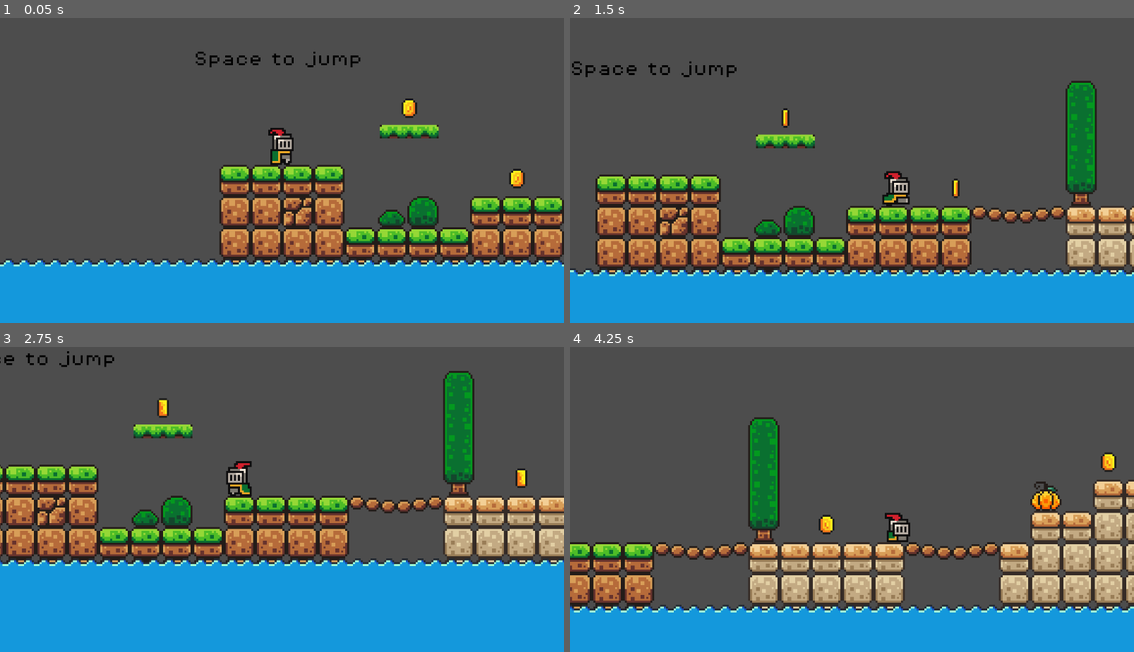
Above: before the commit, frames 1-4 (two rows, left to right).
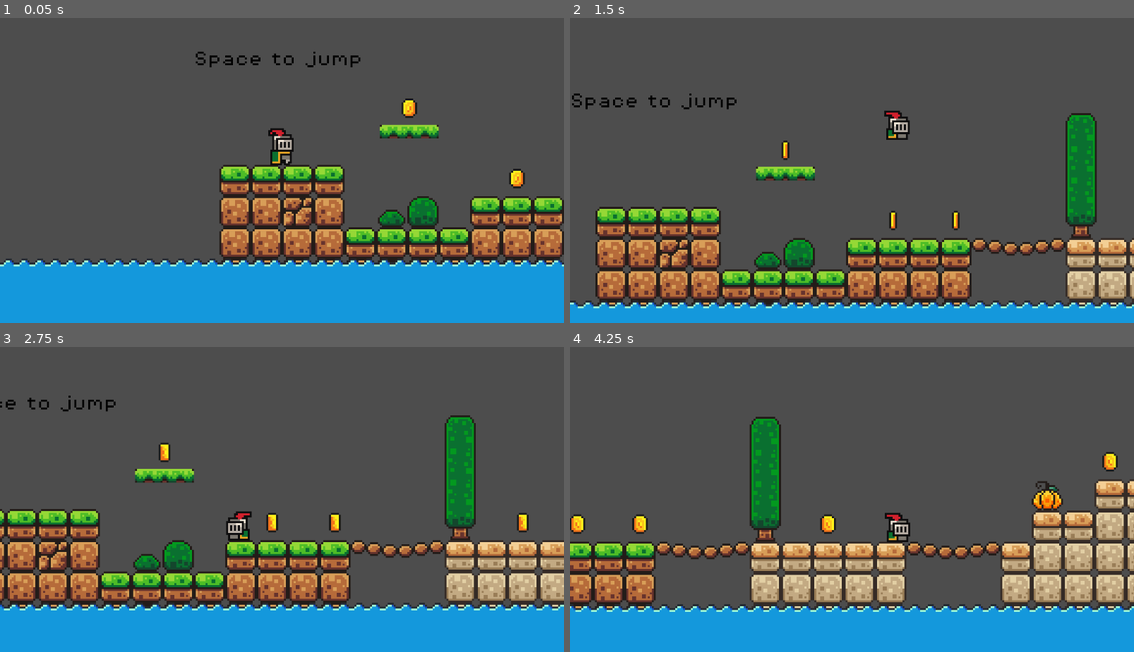
Above: after the commit, the same moments.

Repository: jenshenrik/godot-platformer
Game: Godot game, scene res://scenes/game.tscn
The game is run twice, just before and just after one commit, with the same random seed, the same clock (stepped at 60 frames per second) and the same inputs.
Inputs:
- Up to frame 1 (0.05 s): no input
- Up to frame 2 (1.5 s): hold D (move_right) from 0.53 s (still down); tap Space (jump) at 0.6, 0.77, 1.07, 1.35 s
- Up to frame 3 (2.75 s): tap Space (jump) at 1.52, 1.82, 2.1 s; release D (move_right) at 2.03 s; hold A (move_left) from 2.03 s (still down)
- Up to frame 4 (4.25 s): release A (move_left) at 2.78 s; hold D (move_right) from 2.78 s (still down); tap Space (jump) at 2.85, 3.02, 3.32, 3.6, 3.77, 4.07 s

The runs differ from the first frame. In frame 1, 0.1% of the frame differs, in the area x 47-53%, y 36-49%; in frame 2, 29%; in frame 3, 37%, in the area x 0-100%, y 1-87%; in frame 4, 9.5%.

Commit message:
Feature/coyote jump (#1)
implemented coyote time

Diff:
--- a/scenes/game.tscn
+++ b/scenes/game.tscn
@@ -412,6 +412,21 @@
 
 [sub_resource type="WorldBoundaryShape2D" id="WorldBoundaryShape2D_x6iv7"]
 
+[sub_resource type="Animation" id="Animation_t7ytj"]
+length = 0.001
+tracks/0/type = "value"
+tracks/0/imported = false
+tracks/0/enabled = true
+tracks/0/path = NodePath(".:position")
+tracks/0/interp = 1
+tracks/0/loop_wrap = true
+tracks/0/keys = {
+"times": PackedFloat32Array(0),
+"transitions": PackedFloat32Array(1),
+"update": 0,
+"values": [Vector2(543, -12)]
+}
+
 [sub_resource type="Animation" id="Animation_ia7ne"]
 resource_name = "move"
 loop_mode = 2
@@ -428,21 +443,6 @@
 "values": [Vector2(543, -12), Vector2(632, -12)]
 }
 
-[sub_resource type="Animation" id="Animation_t7ytj"]
-length = 0.001
-tracks/0/type = "value"
-tracks/0/imported = false
-tracks/0/enabled = true
-tracks/0/path = NodePath(".:position")
-tracks/0/interp = 1
-tracks/0/loop_wrap = true
-tracks/0/keys = {
-"times": PackedFloat32Array(0),
-"transitions": PackedFloat32Array(1),
-"update": 0,
-"values": [Vector2(543, -12)]
-}
-
 [sub_resource type="AnimationLibrary" id="AnimationLibrary_d35om"]
 _data = {
 "RESET": SubResource("Animation_t7ytj"),
--- a/scenes/player.tscn
+++ b/scenes/player.tscn
@@ -184,3 +184,9 @@
 position = Vector2(0, -6)
 scale = Vector2(0.560002, 0.575425)
 shape = SubResource("CircleShape2D_lvnph")
+
+[node name="CoyoteTimer" type="Timer" parent="."]
+one_shot = true
+
+[connection signal="ready" from="CoyoteTimer" to="." method="_on_coyote_timer_ready"]
+[connection signal="timeout" from="CoyoteTimer" to="." method="_on_coyote_timer_timeout"]
--- a/scripts/player.gd
+++ b/scripts/player.gd
@@ -1,21 +1,39 @@
 extends CharacterBody2D
 
-const SPEED = 130.0
-const JUMP_VELOCITY = -300.0
+
+@onready var coyoteTimer = $CoyoteTimer
+@onready var animated_sprite: AnimatedSprite2D = $AnimatedSprite2D
+
+@export var coyote_frames = 5
+@export var SPEED = 130.0
+@export var JUMP_VELOCITY = -300.0
+
+var coyote = false
+var last_floor = false
+var jumping = false
 
 # Get the gravity from the project settings to be synced with RigidBody nodes.
 var gravity: int = ProjectSettings.get_setting("physics/2d/default_gravity")
 
-@onready var animated_sprite: AnimatedSprite2D = $AnimatedSprite2D
+
+
+func _ready():
+	coyoteTimer.wait_time = coyote_frames / 60 # 60 fps
 
 func _physics_process(delta: float) -> void:
 	# Add the gravity.
-	if not is_on_floor():
-		velocity.y += gravity * delta
+	velocity.y += gravity * delta
 
 	# Handle jump.
-	if Input.is_action_just_pressed("jump") and is_on_floor():
+	if Input.is_action_just_pressed("jump") and (is_on_floor() or coyote):
+		if (coyote):
+			print("jumped, coyote spent")
+		else:
+			print("jumped, not coyote")
+
 		velocity.y = JUMP_VELOCITY
+		jumping = true
+		coyote = false
 
 	# Get the input direction: -1, 0, 1
 	var direction := Input.get_axis("move_left", "move_right")
@@ -42,3 +60,17 @@
 		velocity.x = move_toward(velocity.x, 0, SPEED)
 
 	move_and_slide()
+
+	# Coyote timer
+	if is_on_floor():
+		jumping = false
+	if !is_on_floor() and last_floor and !jumping:
+		print("starting coyote timer, " + str(last_floor))
+		coyote = true
+		coyoteTimer.start()
+
+	last_floor = is_on_floor()
+
+func _on_coyote_timer_timeout():
+	print("coyote timer ended")
+	coyote = false
